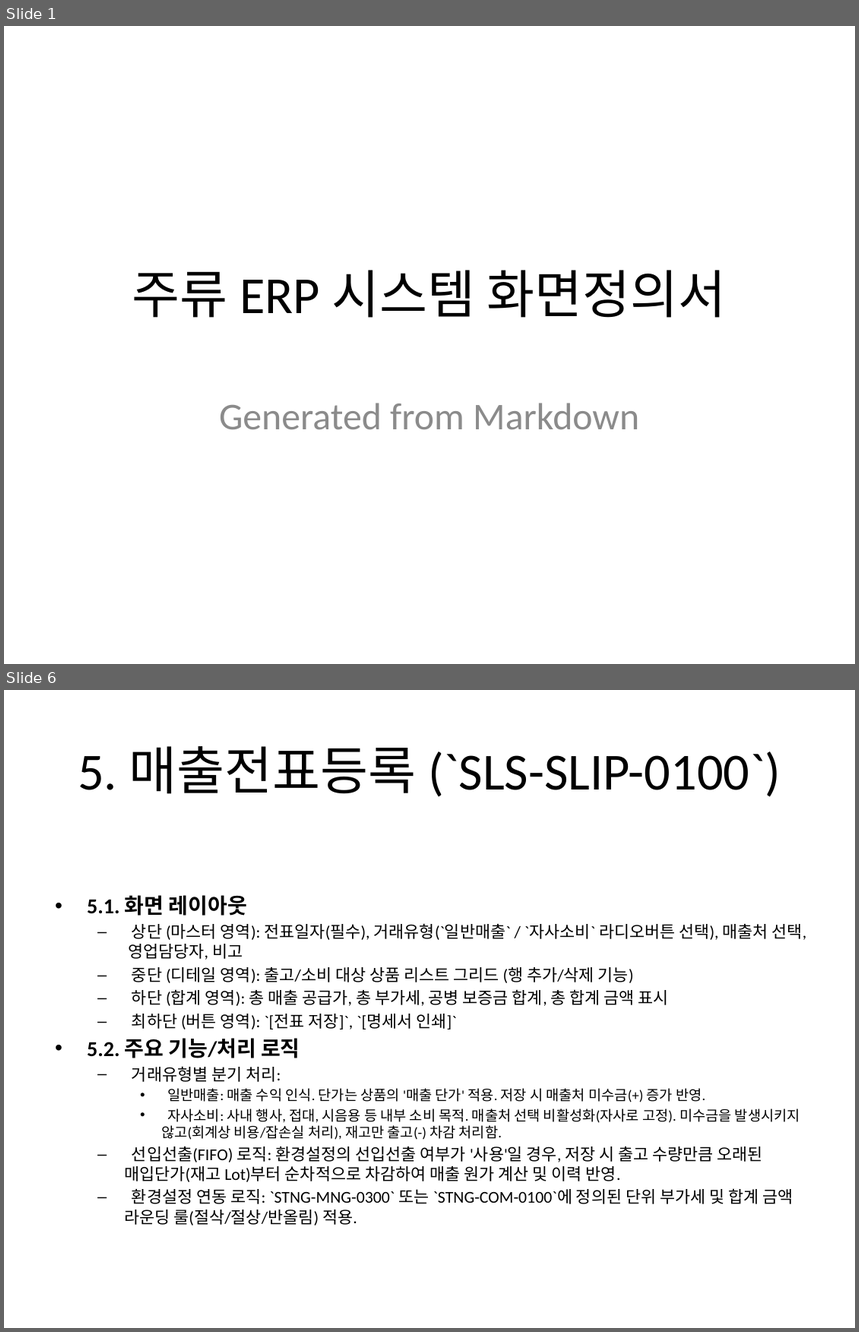
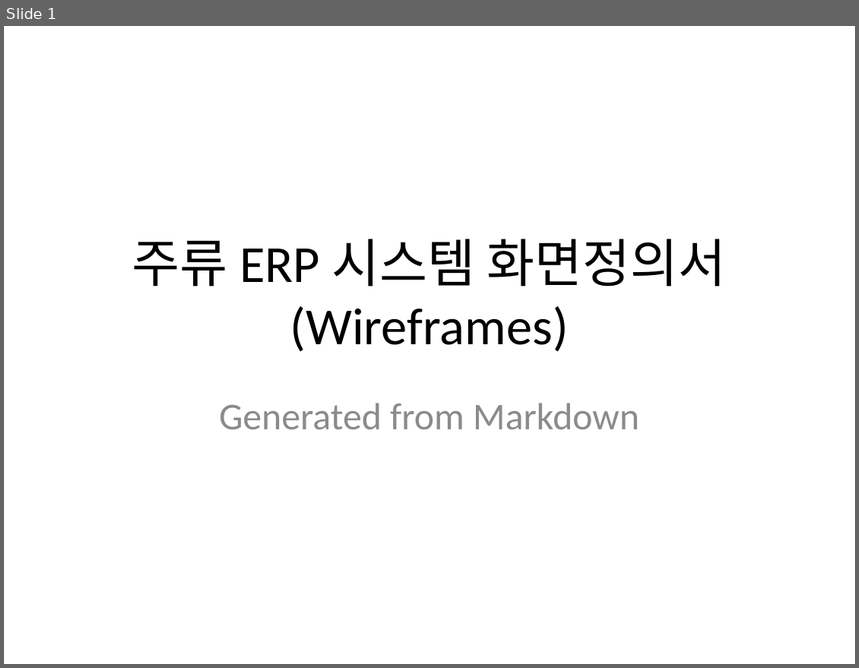
Before and after one commit to sooil-c/PSA-DOCS, a slide deck: 02_설계/화면정의서.pptx. Shown one above the other, each under a label of ours: slides 1 and 6 before the commit, slide 1 after it; the slides between them are not shown. The pictures are 859x1332 and 859x668 pixels, drawn with LibreOffice and Linux fonts; fonts in the diff are those of the drawing. Boxes give left, top, right and bottom in pixels: in the first picture for what was removed or moved away, otherwise in the second. Text is boxed around its words. In the diff, an @@ line names an element or a change of style, - is before the commit and + after.

```diff
--- a/02_설계/화면정의서.pptx
+++ b/02_설계/화면정의서.pptx
@@ slide 6 removed at (x1=4, y1=690, x2=855, y2=1328), background #FFFFFF @@
@@ title removed at (x1=78, y1=746, x2=781, y2=797) @@
-5. 매출전표등록 (`SLS-SLIP-0100`)
@@ text removed at (x1=87, y1=895, x2=807, y2=1226) @@
-• 5.1. 화면 레이아웃
-  – 상단 (마스터 영역): 전표일자(필수), 거래유형(`일반매출` / `자사소비` 라디오버튼 선택), 매출처 선택, 영업담당자, 비고
-  – 중단 (디테일 영역): 출고/소비 대상 상품 리스트 그리드 (행 추가/삭제 기능)
-  – 하단 (합계 영역): 총 매출 공급가, 총 부가세, 공병 보증금 합계, 총 합계 금액 표시
-  – 최하단 (버튼 영역): `[전표 저장]`, `[명세서 인쇄]`
-• 5.2. 주요 기능/처리 로직
-  – 거래유형별 분기 처리:
-    • 일반매출: 매출 수익 인식. 단가는 상품의 '매출 단가' 적용. 저장 시 매출처 미수금(+) 증가 반영.
-    • 자사소비: 사내 행사, 접대, 시음용 등 내부 소비 목적. 매출처 선택 비활성화(자사로 고정). 미수금을 발생시키지 않고(회계상 비용/잡손실 처리), 재고만 출고(-) 차감 처리함.
-  – 선입선출(FIFO) 로직: 환경설정의 선입선출 여부가 '사용'일 경우, 저장 시 출고 수량만큼 오래된 매입단가(재고 Lot)부터 순차적으로 차감하여 매출 원가 계산 및 이력 반영.
-  – 환경설정 연동 로직: `STNG-MNG-0300` 또는 `STNG-COM-0100`에 정의된 단위 부가세 및 합계 금액 라운딩 룰(절삭/절상/반올림) 적용.
@@ slide 1 changed as well @@
@@ title at (x1=132, y1=239, x2=727, y2=352): text changed @@
-주류 ERP 시스템 화면정의서
+주류 ERP 시스템 화면정의서 (Wireframes)
```
Also in this commit, not shown: 5 other slides changed, 4 slides added, 3 other slides removed.
